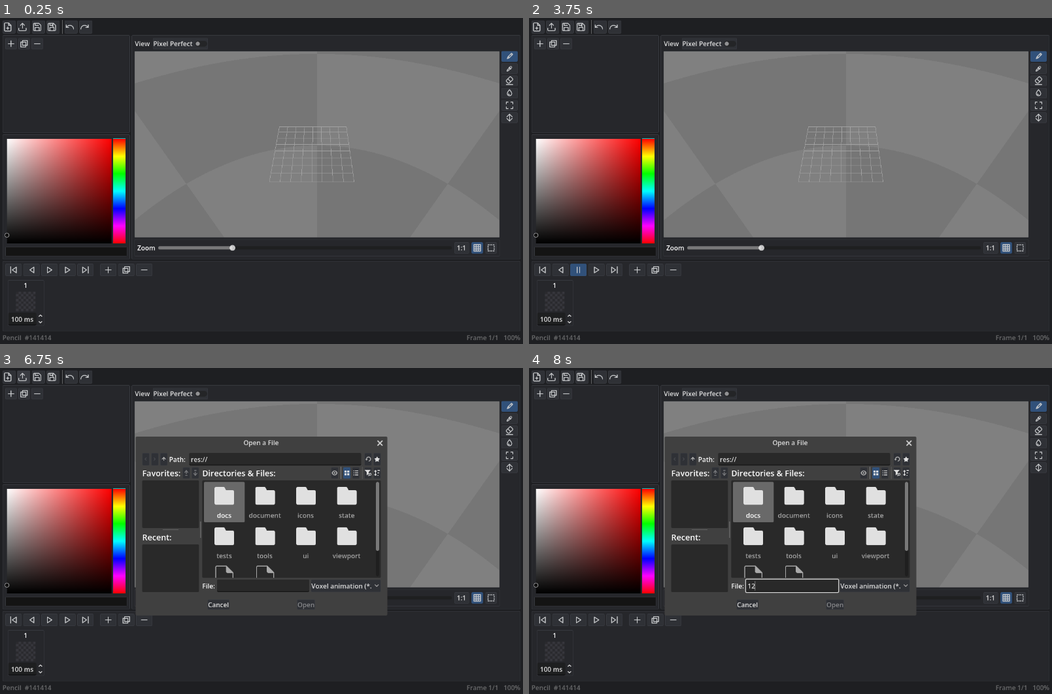
Above: before the commit, frames 1-4 (two rows, left to right).
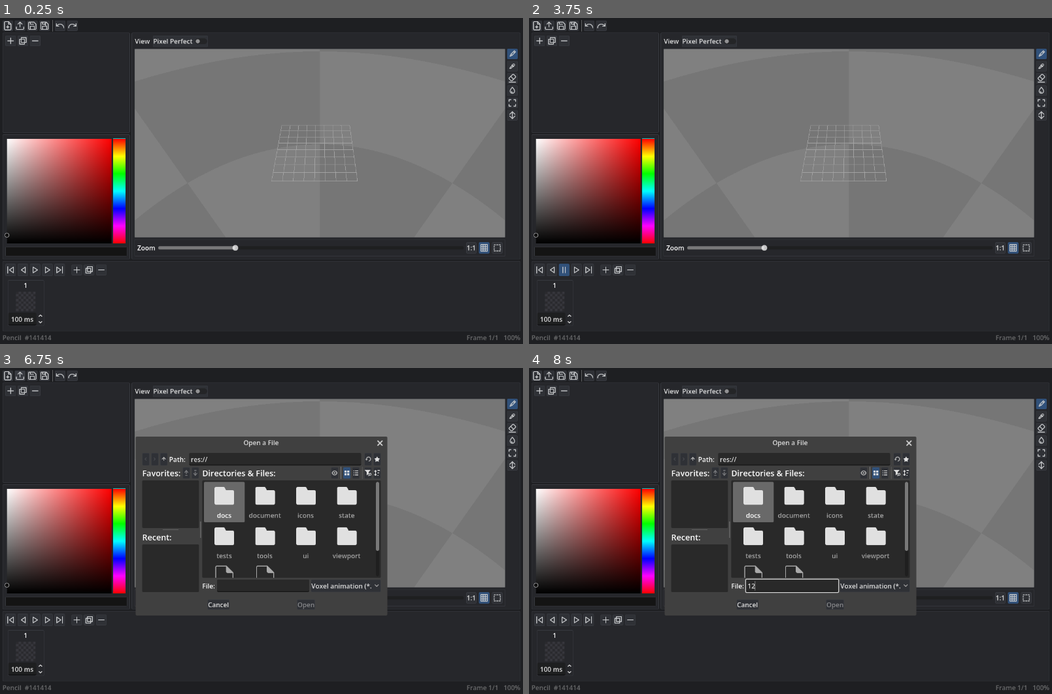
Above: after the commit, the same moments.

Repository: LeonardMeagher2/LVE
Game: Godot game, scene res://ui/main.tscn
Same seed, same stepped clock (60 frames per second), same inputs: the game is played once before the commit and once after it.
Inputs (mouse positions are in pixels of both pictures, inside the frame that each line leads up to; where the layout moved, square brackets give the same spot in the first picture):
- Up to frame 1 (0.25 s): no input
- Up to frame 2 (3.75 s): click (534, 24) [539, 27] at 0.5 s; click (534, 24) [539, 27] at 1.25 s; click (539, 269) [544, 269] at 2 s; click (539, 269) [544, 269] at 2.75 s; click (565, 269) [576, 269] at 3.5 s
- Up to frame 3 (6.75 s): click (36, 619) [47, 619] at 4.25 s; click (47, 619) [67, 619] at 5 s; click (47, 619) [67, 619] at 5.75 s; click (20, 374) [26, 377] at 6.5 s
- Up to frame 4 (8 s): click (790, 586) at 7.27 s; type "12" at 7.35 s

The runs differ from the first frame. In frame 1, 2.5% of the frame differs, in the area x 0-99%, y 0-79%; in frame 2, 2.7%, in the area x 0-99%, y 0-80%; in frame 3, 2.1%; in frame 4, 2.1%.

Commit message:
Remove minimum sizes and FOCUS_NONE from toolbar buttons
- Remove custom_minimum_size from all icon-only buttons
- Remove focus_mode = 0 (FOCUS_NONE) from all buttons
- Add icon_alignment = 1 (centered) to all icon-only buttons

Affects: bottom_dock, control_bar, icon_toolbar, palette_panel, tool_strip

Diff:
--- a/ui/bottom_dock.tscn
+++ b/ui/bottom_dock.tscn
@@ -30,44 +30,34 @@
 layout_mode = 2
 
 [node name="ToStart" type="Button" parent="HBoxContainer/PlaybackRow" unique_id=1508834326]
-custom_minimum_size = Vector2(40, 28)
 layout_mode = 2
 tooltip_text = "Step to start"
-focus_mode = 0
 icon = ExtResource("3_to_start")
 icon_alignment = 1
 
 [node name="Prev" type="Button" parent="HBoxContainer/PlaybackRow" unique_id=1849203195]
-custom_minimum_size = Vector2(40, 28)
 layout_mode = 2
 tooltip_text = "Step back"
-focus_mode = 0
 icon = ExtResource("4_back")
 icon_alignment = 1
 
 [node name="Play" type="Button" parent="HBoxContainer/PlaybackRow" unique_id=1338261472]
 unique_name_in_owner = true
-custom_minimum_size = Vector2(40, 28)
 layout_mode = 2
 tooltip_text = "Play"
-focus_mode = 0
 toggle_mode = true
 icon = ExtResource("5_play")
 icon_alignment = 1
 
 [node name="Next" type="Button" parent="HBoxContainer/PlaybackRow" unique_id=1342544756]
-custom_minimum_size = Vector2(40, 28)
 layout_mode = 2
 tooltip_text = "Step forward"
-focus_mode = 0
 icon = ExtResource("6_fwd")
 icon_alignment = 1
 
 [node name="ToEnd" type="Button" parent="HBoxContainer/PlaybackRow" unique_id=1180906050]
-custom_minimum_size = Vector2(40, 28)
 layout_mode = 2
 tooltip_text = "Step to end"
-focus_mode = 0
 icon = ExtResource("7_end")
 icon_alignment = 1
 
@@ -76,29 +66,23 @@
 size_flags_horizontal = 3
 
 [node name="Add" type="Button" parent="HBoxContainer/FrameRow" unique_id=290217125]
-custom_minimum_size = Vector2(40, 30)
 layout_mode = 2
 size_flags_vertical = 4
 tooltip_text = "Add frame"
-focus_mode = 0
 icon = ExtResource("8_add")
 icon_alignment = 1
 
 [node name="Dup" type="Button" parent="HBoxContainer/FrameRow" unique_id=825756284]
-custom_minimum_size = Vector2(40, 30)
 layout_mode = 2
 size_flags_vertical = 4
 tooltip_text = "Duplicate frame"
-focus_mode = 0
 icon = ExtResource("9_dup")
 icon_alignment = 1
 
 [node name="Del" type="Button" parent="HBoxContainer/FrameRow" unique_id=2010203312]
-custom_minimum_size = Vector2(40, 30)
 layout_mode = 2
 size_flags_vertical = 4
 tooltip_text = "Delete frame"
-focus_mode = 0
 icon = ExtResource("10_del")
 icon_alignment = 1
 
--- a/ui/control_bar.tscn
+++ b/ui/control_bar.tscn
@@ -2,7 +2,7 @@
 
 [ext_resource type="Script" uid="uid://doi7ndmweb0el" path="res://ui/control_bar.gd" id="1_control"]
 [ext_resource type="Texture2D" uid="uid://bhg85sqfio31d" path="res://icons/grid.svg" id="2_grid"]
-[ext_resource type="Texture2D" uid="uid://dw2yugcwa1shf" path="res://icons/to_start.svg" id="3_reset"]
+[ext_resource type="Texture2D" uid="uid://dw2yugcwa1shf" path="res://icons/mode_replace.svg" id="3_reset"]
 
 [node name="ControlBar" type="HBoxContainer" unique_id=53784703]
 custom_minimum_size = Vector2(0, 28)
@@ -12,6 +12,7 @@
 [node name="ZoomLabel" type="Label" parent="." unique_id=2116463353]
 layout_mode = 2
 text = "Zoom"
+vertical_alignment = 1
 
 [node name="ZoomSlider" type="HSlider" parent="." unique_id=1393546872]
 layout_mode = 2
@@ -23,17 +24,14 @@
 value = 100.0
 
 [node name="ZoomOne" type="Button" parent="." unique_id=954156555]
-custom_minimum_size = Vector2(36, 0)
 layout_mode = 2
 tooltip_text = "Return the zoom to 100 percent"
-focus_mode = 0
 text = "1:1"
+icon_alignment = 1
 
 [node name="GridToggle" type="Button" parent="." unique_id=1396369045]
-custom_minimum_size = Vector2(28, 28)
 layout_mode = 2
 tooltip_text = "Toggle the grid"
-focus_mode = 0
 toggle_mode = true
 button_pressed = true
 icon = ExtResource("2_grid")
@@ -41,10 +39,8 @@
 
 [node name="ResetViewBtn" type="Button" parent="." unique_id=567890123]
 unique_name_in_owner = true
-custom_minimum_size = Vector2(28, 28)
 layout_mode = 2
 tooltip_text = "Reset View (Home)"
-focus_mode = 0
 icon = ExtResource("3_reset")
 icon_alignment = 1
 
--- a/ui/icon_toolbar.tscn
+++ b/ui/icon_toolbar.tscn
@@ -1,70 +1,58 @@
-[gd_scene format=3]
+[gd_scene format=3 uid="uid://bbtsqq68ja3q1"]
 
-[ext_resource type="Script" path="res://ui/icon_toolbar.gd" id="1_toolbar"]
-[ext_resource type="Texture2D" path="res://icons/new.svg" id="2_new"]
-[ext_resource type="Texture2D" path="res://icons/open.svg" id="3_open"]
-[ext_resource type="Texture2D" path="res://icons/save.svg" id="4_save"]
-[ext_resource type="Texture2D" path="res://icons/save_as.svg" id="5_save_as"]
-[ext_resource type="Texture2D" path="res://icons/undo.svg" id="6_undo"]
-[ext_resource type="Texture2D" path="res://icons/redo.svg" id="7_redo"]
+[ext_resource type="Script" uid="uid://we7x052o1pcg" path="res://ui/icon_toolbar.gd" id="1_toolbar"]
+[ext_resource type="Texture2D" uid="uid://b36rhwlxt6wcw" path="res://icons/new.svg" id="2_new"]
+[ext_resource type="Texture2D" uid="uid://k4mp2te5yq4y" path="res://icons/open.svg" id="3_open"]
+[ext_resource type="Texture2D" uid="uid://rhn2vyehbq1f" path="res://icons/save.svg" id="4_save"]
+[ext_resource type="Texture2D" uid="uid://bsdc6hsaxlttw" path="res://icons/save_as.svg" id="5_save_as"]
+[ext_resource type="Texture2D" uid="uid://by28nxj3x7ily" path="res://icons/undo.svg" id="6_undo"]
+[ext_resource type="Texture2D" uid="uid://b4jrotar1sqwf" path="res://icons/redo.svg" id="7_redo"]
 
 [node name="IconToolbar" type="HBoxContainer" unique_id=1142549001]
+theme_override_constants/separation = 4
 script = ExtResource("1_toolbar")
-theme_override_constants/separation = 4
 
 [node name="NewBtn" type="Button" parent="." unique_id=584283784]
 unique_name_in_owner = true
 layout_mode = 2
-focus_mode = 0
-toggle_mode = false
-custom_minimum_size = Vector2(32, 32)
+tooltip_text = "New (Ctrl+N)"
 icon = ExtResource("2_new")
-tooltip_text = "New (Ctrl+N)"
+icon_alignment = 1
 
 [node name="OpenBtn" type="Button" parent="." unique_id=1673490502]
 unique_name_in_owner = true
 layout_mode = 2
-focus_mode = 0
-toggle_mode = false
-custom_minimum_size = Vector2(32, 32)
+tooltip_text = "Open (Ctrl+O)"
 icon = ExtResource("3_open")
-tooltip_text = "Open (Ctrl+O)"
+icon_alignment = 1
 
 [node name="SaveBtn" type="Button" parent="." unique_id=404607315]
 unique_name_in_owner = true
 layout_mode = 2
-focus_mode = 0
-toggle_mode = false
-custom_minimum_size = Vector2(32, 32)
+tooltip_text = "Save (Ctrl+S)"
 icon = ExtResource("4_save")
-tooltip_text = "Save (Ctrl+S)"
+icon_alignment = 1
 
 [node name="SaveAsBtn" type="Button" parent="." unique_id=789123456]
 unique_name_in_owner = true
 layout_mode = 2
-focus_mode = 0
-toggle_mode = false
-custom_minimum_size = Vector2(32, 32)
+tooltip_text = "Save As (Ctrl+Shift+S)"
 icon = ExtResource("5_save_as")
-tooltip_text = "Save As (Ctrl+Shift+S)"
+icon_alignment = 1
 
-[node name="Sep1" type="VSeparator" parent="."]
+[node name="Sep1" type="VSeparator" parent="." unique_id=2069431167]
 layout_mode = 2
 
 [node name="UndoBtn" type="Button" parent="." unique_id=234567890]
 unique_name_in_owner = true
 layout_mode = 2
-focus_mode = 0
-toggle_mode = false
-custom_minimum_size = Vector2(32, 32)
+tooltip_text = "Undo (Ctrl+Z)"
 icon = ExtResource("6_undo")
-tooltip_text = "Undo (Ctrl+Z)"
+icon_alignment = 1
 
 [node name="RedoBtn" type="Button" parent="." unique_id=345678901]
 unique_name_in_owner = true
 layout_mode = 2
-focus_mode = 0
-toggle_mode = false
-custom_minimum_size = Vector2(32, 32)
+tooltip_text = "Redo (Ctrl+Y)"
 icon = ExtResource("7_redo")
-tooltip_text = "Redo (Ctrl+Y)"
+icon_alignment = 1
--- a/ui/palette_panel.tscn
+++ b/ui/palette_panel.tscn
@@ -30,28 +30,22 @@
 
 [node name="AddBtn" type="Button" parent="PanelContainer/MarginContainer/VBoxContainer/Toolbar" unique_id=345678901]
 unique_name_in_owner = true
-custom_minimum_size = Vector2(28, 28)
 layout_mode = 2
 tooltip_text = "Add current color to palette"
-focus_mode = 0
 icon = ExtResource("3_add")
 icon_alignment = 1
 
 [node name="DuplicateBtn" type="Button" parent="PanelContainer/MarginContainer/VBoxContainer/Toolbar" unique_id=345678902]
 unique_name_in_owner = true
-custom_minimum_size = Vector2(28, 28)
 layout_mode = 2
 tooltip_text = "Duplicate selected color"
-focus_mode = 0
 icon = ExtResource("4_duplicate")
 icon_alignment = 1
 
 [node name="RemoveBtn" type="Button" parent="PanelContainer/MarginContainer/VBoxContainer/Toolbar" unique_id=345678903]
 unique_name_in_owner = true
-custom_minimum_size = Vector2(28, 28)
 layout_mode = 2
 tooltip_text = "Remove selected color"
-focus_mode = 0
 icon = ExtResource("5_remove")
 icon_alignment = 1
 
--- a/ui/tool_strip.tscn
+++ b/ui/tool_strip.tscn
@@ -6,7 +6,6 @@
 [sub_resource type="ButtonGroup" id="ButtonGroup_cf8o7"]
 
 [node name="ToolStrip" type="VBoxContainer" unique_id=979547223]
-custom_minimum_size = Vector2(40, 0)
 script = ExtResource("1_tool")
 
 [node name="Button" type="Button" parent="." unique_id=1413762539]
Not shown: 1 places in ui/bottom_dock.tscn that only renumber resources
